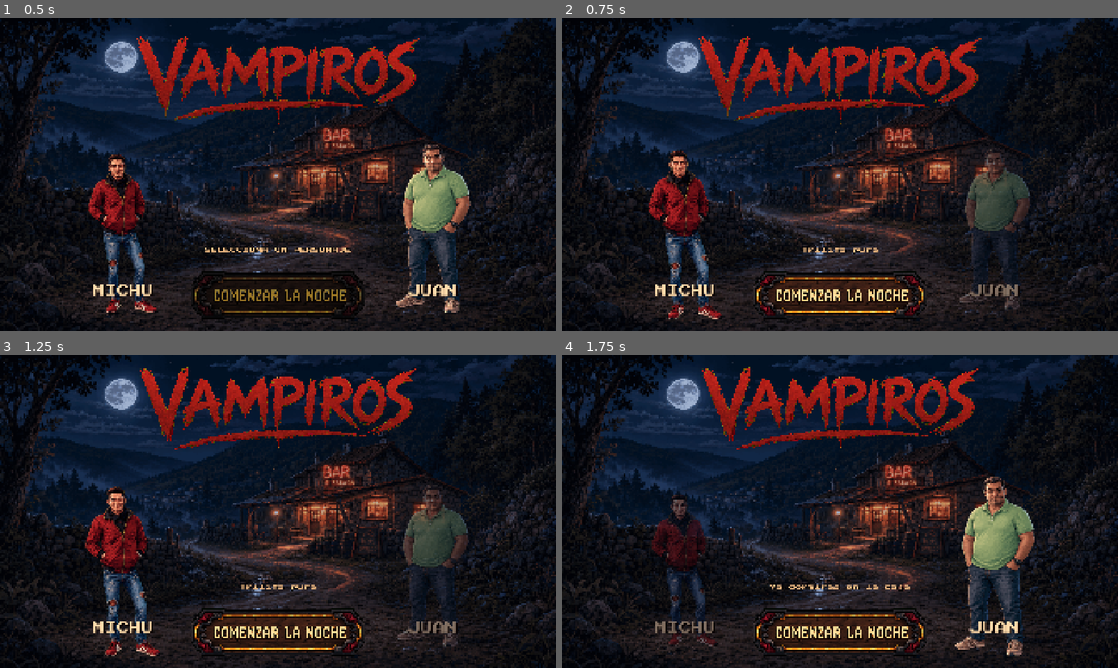
Above: before the commit, frames 1-4 (two rows, left to right).
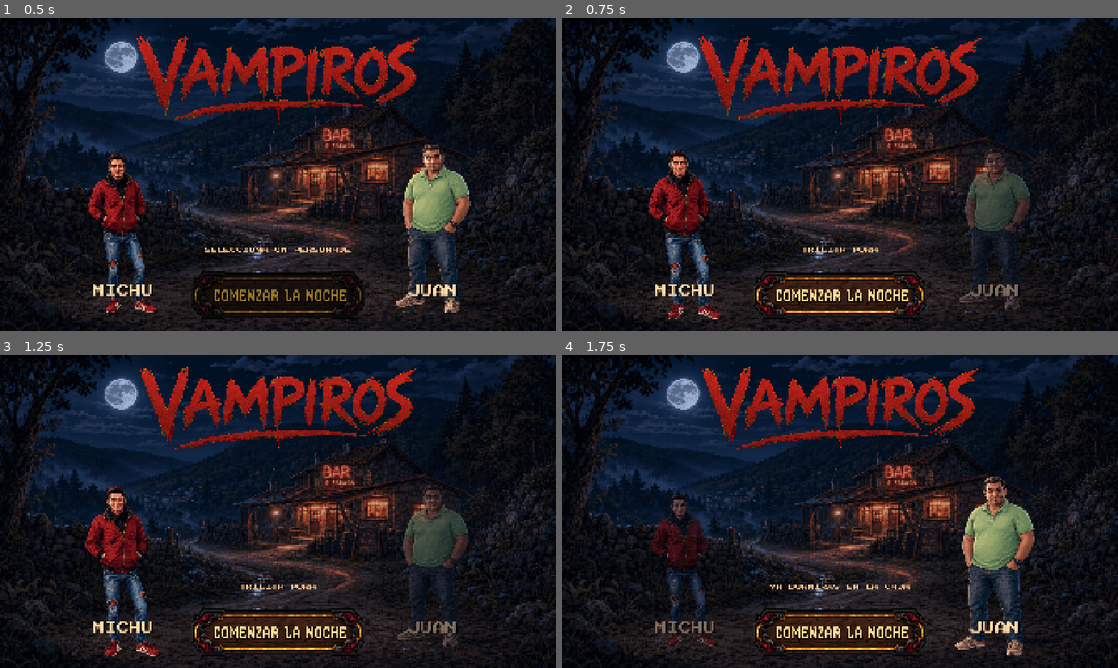
Above: after the commit, the same moments.

Repository: toxicomediante/vampiros
Game: Godot game, scene res://scenes/main.tscn
Same seed, same stepped clock (60 frames per second), same inputs: the game is played once before the commit and once after it.
Inputs (mouse positions are in pixels of both pictures, inside the frame that each line leads up to):
- Up to frame 1 (0.5 s): no input
- Up to frame 2 (0.75 s): click (684, 212) at 0.5 s
- Up to frame 3 (1.25 s): no input
- Up to frame 4 (1.75 s): click (995, 549) at 1.25 s

Frame 1 is identical in both runs. In frame 2, less than 0.1% of the frame differs, in the area x 44-57%, y 73-76%; in frame 3, less than 0.1%; in frame 4, 0.2%, in the area x 38-63%, y 73-76%.

Commit message:
Add social preview and uppercase character lines

Diff:
--- a/scripts/character_select.gd
+++ b/scripts/character_select.gd
@@ -61,11 +61,11 @@
 	selected_character = character_id
 	start_button.disabled = false
 	if character_id == "michu":
-		status.text = "Trilita pura"
+		status.text = "TRILITA PURA"
 		_set_selected(michu_sprite, michu_name, true)
 		_set_selected(juan_sprite, juan_name, false)
 	else:
-		status.text = "Ya dormirás en la caja"
+		status.text = "YA DORMIRÁS EN LA CAJA"
 		_set_selected(michu_sprite, michu_name, false)
 		_set_selected(juan_sprite, juan_name, true)
 
Binary file added: assets/social/vampiros_social_preview.png
Not shown, changed: export_presets.cfg
Not shown, changed: .github/workflows/web.yml
